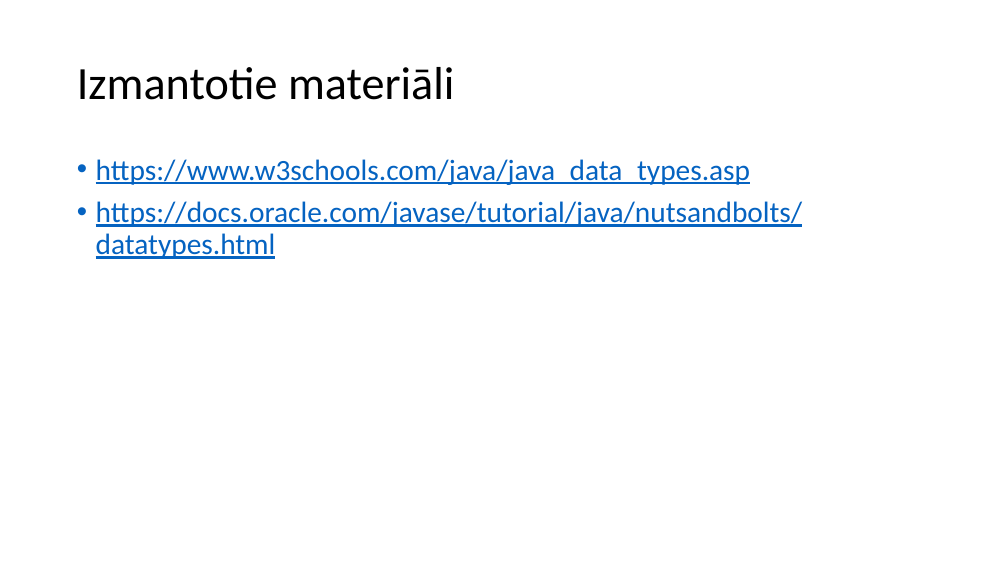
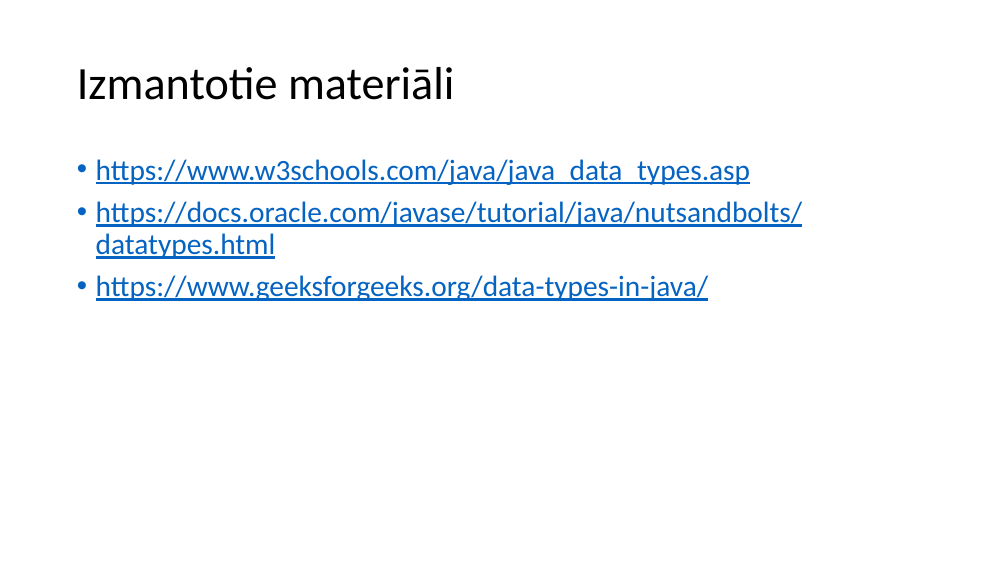
Before and after one commit to TBumerts/Eksamena_Darbs, a slide deck: slide 8 of Bumerts_InformativaisMaterials.pptx. Drawn at 1008x567 pixels with LibreOffice and Linux fonts; fonts in the diff are those of the drawing. Boxes give left, top, right and bottom in pixels: in the first picture for what was removed or moved away, otherwise in the second. Text is boxed around its words. In the diff, an @@ line names an element or a change of style, - is before the commit and + after.

```diff
--- a/Bumerts_InformativaisMaterials.pptx
+++ b/Bumerts_InformativaisMaterials.pptx
@@ text at <box>96,275,708,301</box>: paragraph added @@
+• https://www.geeksforgeeks.org/data-types-in-java/
```
Also in this commit, not shown: 1 other file.
